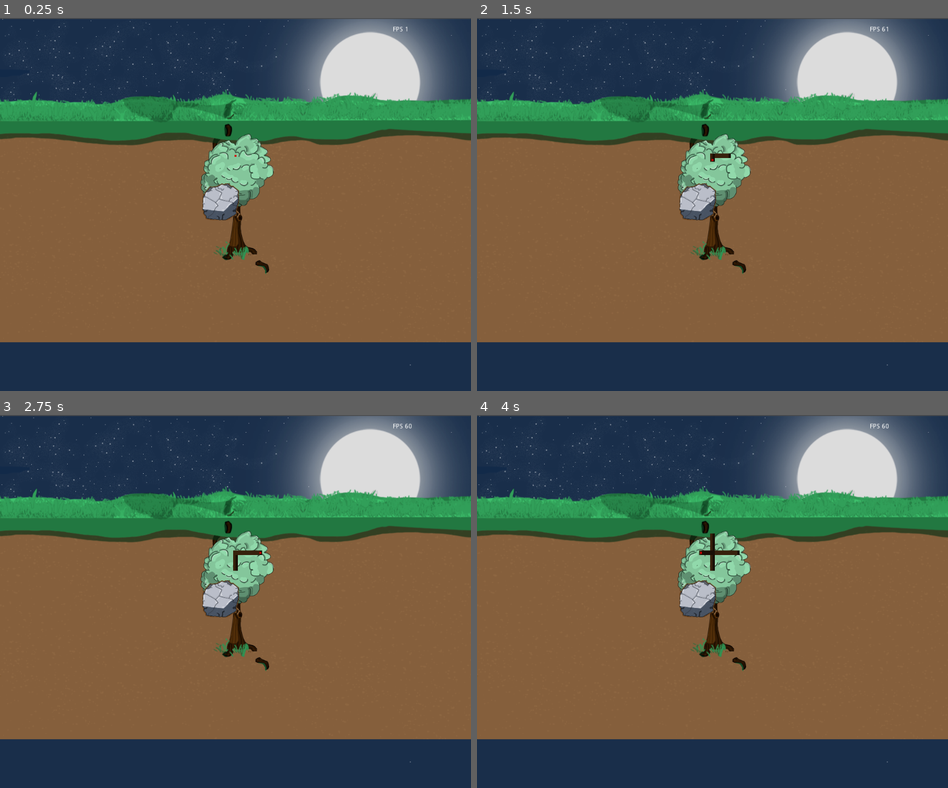
Above: before the commit, frames 1-4 (two rows, left to right).
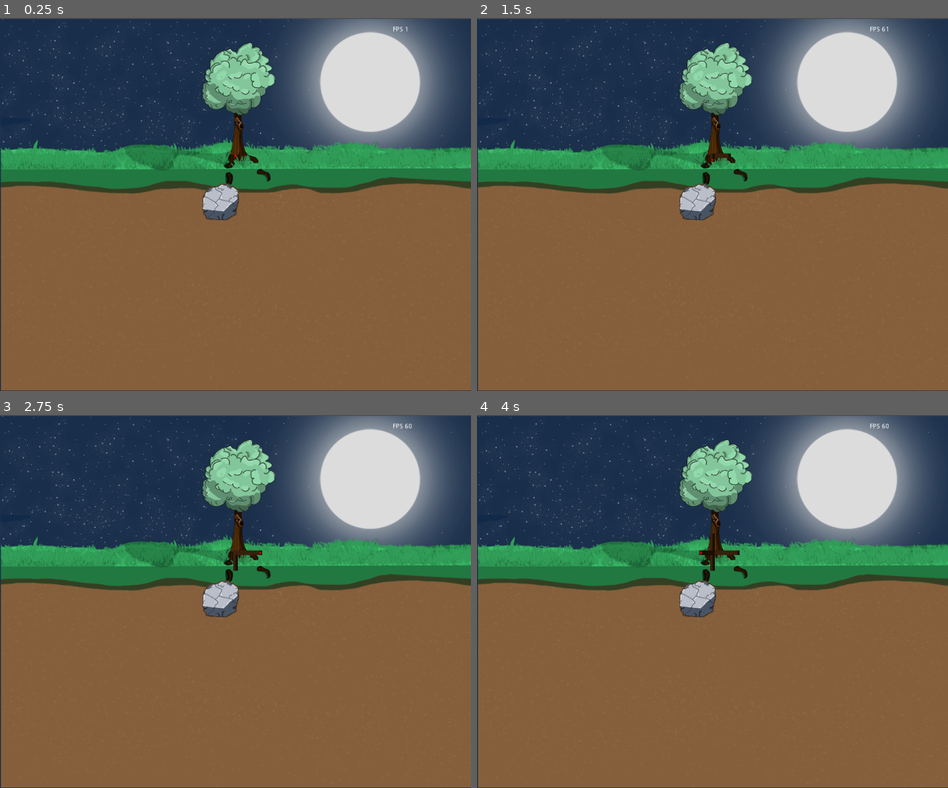
Above: after the commit, the same moments.

Repository: GunesUstunalp/GGJ2023Game
Game: Godot game, scene res://MainScene.tscn
Two runs of this game, one before a commit and one after it. Both use one fixed random seed, a clock stepped at 60 frames per second and the inputs below.
Inputs:
- Up to frame 1 (0.25 s): no input
- Up to frame 2 (1.5 s): tap Enter at 0.5 s; hold D (move_right) 0.53-1.28 s; tap R (respawn) at 1.25 s; hold S (move_down) from 1.28 s (still down)
- Up to frame 3 (2.75 s): tap R (respawn) at 2 s; release S (move_down) at 2.03 s; hold D (move_right) from 2.03 s (still down)
- Up to frame 4 (4 s): tap R (respawn) at 2.75, 3.5 s; release D (move_right) at 2.78 s; hold W (move_up) 2.78-3.53 s; hold A (move_left) from 3.53 s (still down)

The runs differ from the first frame. In frame 1, 39% of the frame differs, in the area x 0-100%, y 6-100%; in frame 2, 39%; in frame 3, 39%; in frame 4, 39%.

Commit message:
Rocks now spawn with different scales and rotations

Diff:
--- a/MainScene.tscn
+++ b/MainScene.tscn
@@ -6,7 +6,6 @@
 [ext_resource path="res://Resources/sky.png" type="Texture" id=4]
 [ext_resource path="res://FPSCounter.gd" type="Script" id=5]
 [ext_resource path="res://RockSpawner.gd" type="Script" id=6]
-[ext_resource path="res://RootEnd.gd" type="Script" id=13]
 
 [node name="MainScene" type="Node2D"]
 script = ExtResource( 6 )
@@ -16,11 +15,11 @@
 texture = ExtResource( 4 )
 
 [node name="Toprak" type="Sprite" parent="."]
-position = Vector2( 512, 408 )
+position = Vector2( 514, 513 )
 texture = ExtResource( 2 )
 
 [node name="Treee" type="Sprite" parent="."]
-position = Vector2( 516, 405 )
+position = Vector2( 519, 206 )
 texture = ExtResource( 1 )
 
 [node name="FPSCounter" type="Label" parent="."]
@@ -37,4 +36,3 @@
 [node name="AnimatedRocks" type="Node2D" parent="."]
 
 [node name="RootEnd" parent="." instance=ExtResource( 3 )]
-script = ExtResource( 13 )
--- a/RockSpawner.gd
+++ b/RockSpawner.gd
@@ -1,26 +1,24 @@
 extends Node2D
 var rockImage
 var rockImageScale
-var rockHalfWidth = 40
+var DefaultRockHalfWidth = 40
 var currRockIndex = 0
 
 var animatedRock
 var rockPositionsArr = []
+var rockScalesArr = []
+var rockRotationsArr = []
 var rng = RandomNumberGenerator.new()
 
 signal rock_spawned
 
 func _ready():
 	rockImage = preload('res://Resources/stoneanimation2/0.png')
-	var th = rockHalfWidth * 2
-	var tw = rockHalfWidth * 2
-	var imageSize = rockImage.get_size()
-	rockImageScale = Vector2(tw/imageSize.x, th/imageSize.y)
 
 	var rootEnd = get_node("RootEnd")
 	rootEnd.connect("found_rock", self, "_on_found_rock")
 
-	spawnRockAtPosition(Vector2(480,400))
+	spawnRockAtPosition(Vector2(480,400), DefaultRockHalfWidth, 0)
 
 	animatedRock = preload('res://AnimatedRock.tscn')
 	rng.randomize()
@@ -28,22 +26,27 @@
 func _process(delta):
 	pass
 
-func spawnRockAtPosition(posToSpawn : Vector2):
+func spawnRockAtPosition(posToSpawn : Vector2, rockHalfWidth, rockRotation):
 	var rockInstance = Sprite.new()
 	rockInstance.texture = rockImage
-	rockInstance.scale = rockImageScale
+	var rockScale = calculateImageScaleBasedOnHalfWidth(rockHalfWidth)
+	rockInstance.scale = rockScale
 	rockInstance.position = posToSpawn
+	rockInstance.rotation_degrees = rockRotation
 	get_node("Rocks").add_child(rockInstance)
 	emit_signal("rock_spawned", posToSpawn, rockHalfWidth, currRockIndex)
 	currRockIndex += 1
 	rockPositionsArr.append(posToSpawn)
+	rockScalesArr.append(rockScale)
+	rockRotationsArr.append(rockRotation)
 
 func _on_found_rock(rootEndPos, foundIndex):
 	print("Found Rock!")
 
 	var animatedRockInstance = animatedRock.instance()
-	animatedRockInstance.scale = rockImageScale
+	animatedRockInstance.scale = rockScalesArr[foundIndex]
 	animatedRockInstance.position = rockPositionsArr[foundIndex]
+	animatedRockInstance.rotation_degrees = rockRotationsArr[foundIndex]
 	animatedRockInstance.play("found_rock")
 	get_node("AnimatedRocks").add_child(animatedRockInstance)
 
@@ -58,13 +61,22 @@
 
 func spawnRockAtRandomPosition(tryNumber):
 	#print("Spawn Rock at Random Pos")
-	var randX = rng.randf_range(0 + rockHalfWidth, 1024 - rockHalfWidth)
-	var randY = rng.randf_range(300 + rockHalfWidth, 812 - rockHalfWidth)
+	var randHalfWidth = rng.randf_range(DefaultRockHalfWidth/2, DefaultRockHalfWidth)
+	var randX = rng.randf_range(0 + randHalfWidth, 1024 - randHalfWidth)
+	var randY = rng.randf_range(300 + randHalfWidth, 812 - randHalfWidth)
+	var randRotation = rng.randf_range(0,360)
+
 	if tryNumber > 50:
 		print("Possibly no more space")
 		return
 
-	if get_node("RootEnd").call("is_there_space_for_a_rock_there", Vector2(randX, randY), rockHalfWidth):
-		spawnRockAtPosition(Vector2(randX, randY))
+	if get_node("RootEnd").call("is_there_space_for_a_rock_there", Vector2(randX, randY), randHalfWidth):
+		spawnRockAtPosition(Vector2(randX, randY), randHalfWidth, randRotation)
 	else:
 		spawnRockAtRandomPosition(tryNumber + 1)
+
+func calculateImageScaleBasedOnHalfWidth(rockHalfWidth):
+	var th = rockHalfWidth * 2
+	var tw = rockHalfWidth * 2
+	var imageSize = rockImage.get_size()
+	return Vector2(tw/imageSize.x, th/imageSize.y)
Not shown: 1 places in MainScene.tscn that only renumber resources
